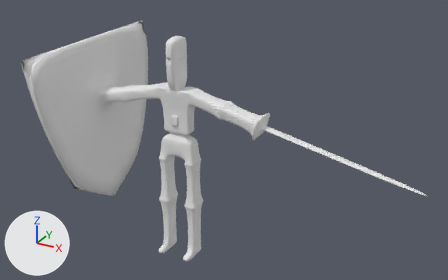
One commit to the Blender file monsters/MechaKnight_Templateblend.blend: the scene before it, then after it.
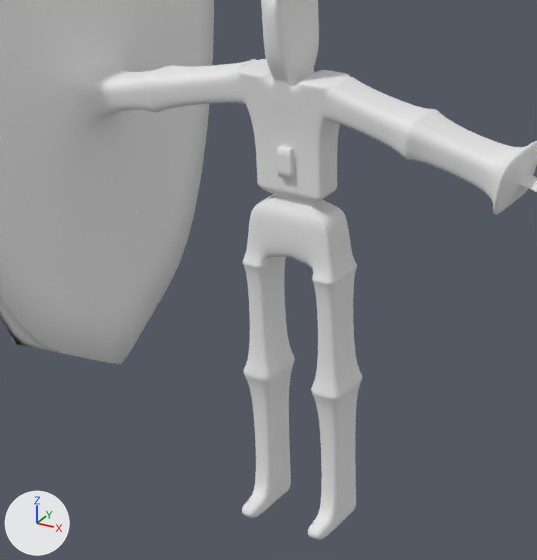
Each version appears first whole from a camera (50 mm lens) standing at (40.1, -60.6, 48.1) and looking at (6.6, 0.2, 17.8), and next in a close-up on the part from 15% to 60% of the width and 22% to 96% of the height. Lighting does not change. The marker at lower left points along +X, +Y and +Z.
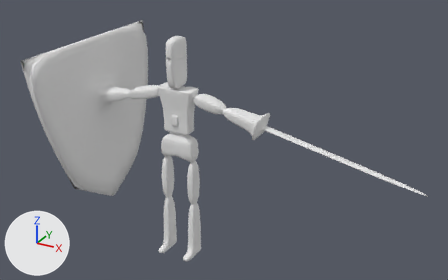
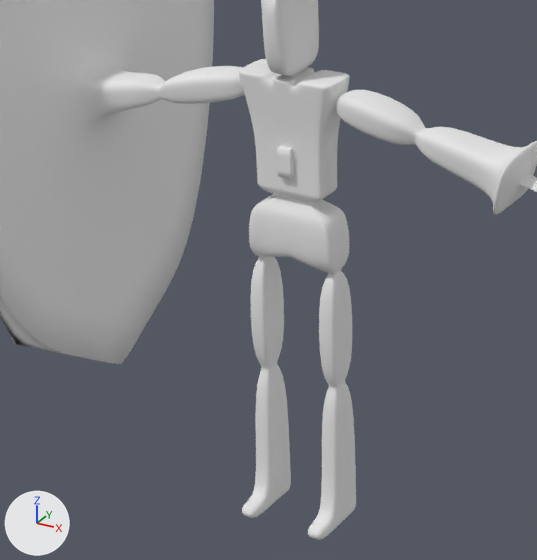
Changed parts and their boxes (x1, y1, x2, y2) in the close-ups (537 x 560 px; the box of a moved part takes in the faces that stretch with it):
part 1 of me_cube, moved or reshaped
    before: (244, 337, 362, 420)
    after: (254, 338, 352, 418)
part 2 of me_cube, moved or reshaped
    before: (388, 106, 454, 164)
    after: (391, 110, 450, 160)
part 3 of me_cube, moved or reshaped
    before: (132, 65, 188, 112)
    after: (135, 74, 180, 106)
part 4 of me_cube, built on
    before: (220, 50, 367, 125)
    after: (222, 49, 362, 122)
part 5 of me_cube, moved or reshaped
    before: (243, 249, 357, 304)
    after: (251, 249, 350, 301)

Diff of the bpy script that builds the scene:
```diff
--- a/monsters/MechaKnight_Templateblend.blend.py
+++ b/monsters/MechaKnight_Templateblend.blend.py
@@ me_cube @@
 # used by ob_cube; location = (0.32, 0.0, 0.35)
 # verts and faces of me_cube; kept vertices keep their numbers, new ones are numbered from 1119
 # before: 122 (6.8, 1.6, 22.4), 123 (6.8, -1.6, 22.4), 124 (6.4, 1.4, 20.4), 125 (6.4, -1.4, 20.4), 224 (6.8, 0.0, 22.4)
 # before: 225 (6.4, 0.0, 20.4), 353 (6.6, 1.5, 21.4), 354 (6.6, -1.5, 21.4), 849 (6.4, -0.7, 20.4), 958 (6.4, 0.7, 20.4)
 # before: 130 (-7.6, -1.6, 22.1), 131 (-7.6, 1.6, 22.1), 132 (-7.3, -1.4, 20.1), 133 (-7.3, 1.4, 20.1), 228 (-7.6, 0.0, 22.1)
 # before: 229 (-7.3, 0.0, 20.1), 357 (-7.4, -1.5, 21.1), 358 (-7.4, 1.5, 21.1), 877 (-7.3, -0.7, 20.1), 941 (-7.3, 0.7, 20.1)
-me_cube.from_pydata(...)  # 1119 vertices, 1102 faces; spans x -13.9..33.1, y -11.9..11.9, z -0.2..29.6
+me_cube.from_pydata(...)  # 1143 vertices, 1126 faces; spans x -13.9..33.1, y -11.9..11.9, z -0.2..29.6
+# me_cube part 1
+# 24 vertices move from x -3.0..3.0, y -1.6..1.5, z 7.5 to x -2.1..2.1, y -0.2..0.1, z 7.5
+# me_cube part 2
+verts[122] = (6.6, 0.2, 21.3)  # moved
+verts[123] = (6.6, -0.2, 21.3)  # moved
+verts[124] = (6.6, 0.1, 21.1)  # moved
+verts[125] = (6.6, -0.1, 21.1)  # moved
+verts[224] = (6.6, 0.0, 21.3)  # moved
+verts[225] = (6.6, 0.0, 21.1)  # moved
+verts[353] = (6.6, 0.2, 21.2)  # moved
+verts[354] = (6.6, -0.2, 21.2)  # moved
+verts[849] = (6.6, -0.1, 21.1)  # moved
+verts[958] = (6.6, 0.1, 21.1)  # moved
+# me_cube part 3
+verts[130] = (-7.4, -0.2, 21.1)  # moved
+verts[131] = (-7.4, 0.2, 21.1)  # moved
+verts[132] = (-7.4, -0.1, 20.8)  # moved
+verts[133] = (-7.4, 0.1, 20.8)  # moved
+verts[228] = (-7.4, 0.0, 21.1)  # moved
+verts[229] = (-7.4, 0.0, 20.8)  # moved
+verts[357] = (-7.4, -0.2, 20.9)  # moved
+verts[358] = (-7.4, 0.2, 20.9)  # moved
+verts[877] = (-7.4, -0.1, 20.8)  # moved
+verts[941] = (-7.4, 0.1, 20.8)  # moved
+# me_cube part 4
+# 12 faces are deleted
+# 20 vertices move from x -2.6..2.7, y -1.1..1.1, z 21.4..23.3 to x -2.4..2.5, y -0.1..0.1, z 22.1..22.3
+# 24 vertices are added at x -0.5..0.5, y -1.2..1.2, z 23.2..23.3
+# 36 new faces join them
+# me_cube part 5
+# 24 vertices move from x -2.7..2.7, y -1.4..1.4, z 13.5..13.6 to x -2.0..2.0, y 0.0, z 13.5..13.6
 me_cube.materials.append(mat_material)
```
